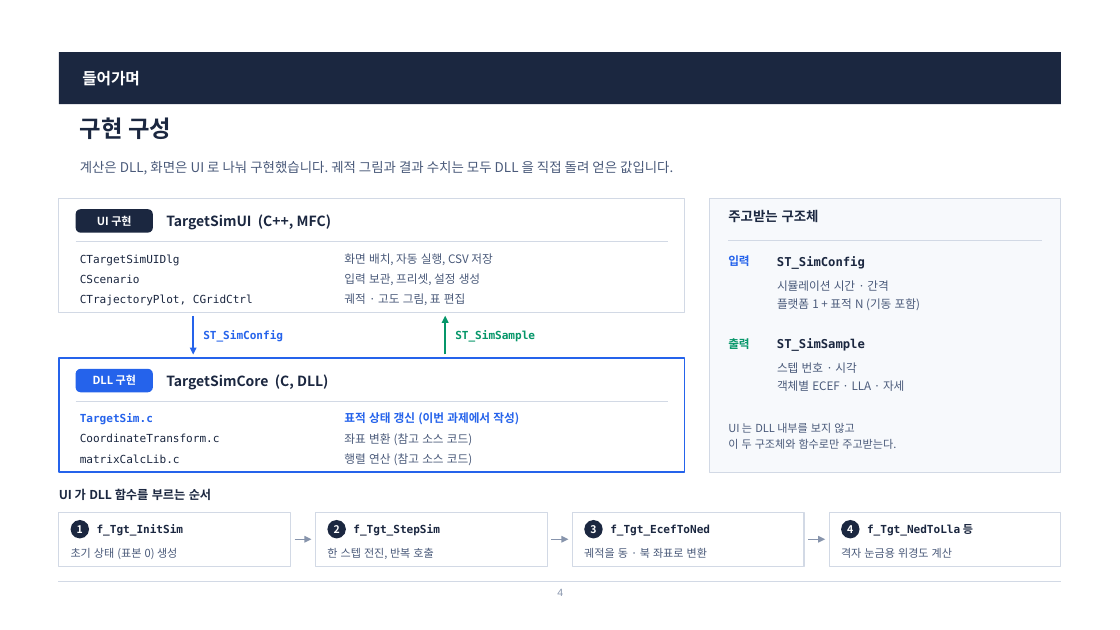
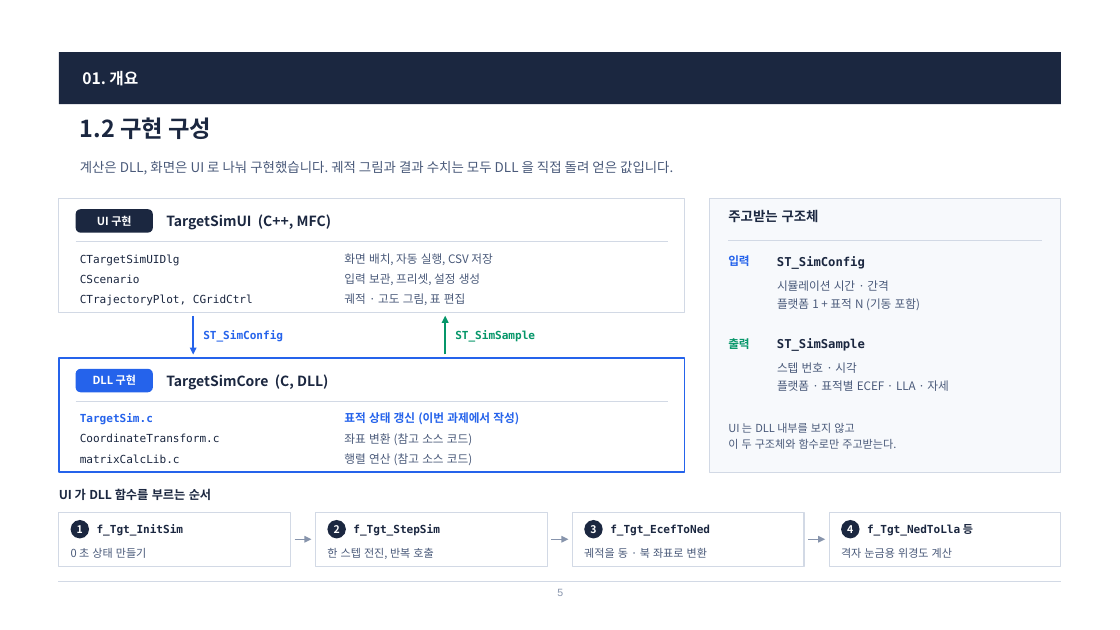
Before and after one commit to harley-hwan/radar-sw-study, a slide deck: slide 5 of Part3_TargetSim/ref/산출물/Chapter3_TargetSim.pptx (slide 4 before the commit). Drawn at 1120x630 pixels with LibreOffice and Linux fonts; fonts in the diff are those of the drawing. Boxes give left, top, right and bottom in pixels: in the first picture for what was removed or moved away, otherwise in the second. Text is boxed around its words. In the diff, an @@ line names an element or a change of style, - is before the commit and + after.

```diff
--- a/Part3_TargetSim/ref/산출물/Chapter3_TargetSim.pptx
+++ b/Part3_TargetSim/ref/산출물/Chapter3_TargetSim.pptx
@@ text at box(82, 70, 138, 86): text changed @@
-들어가며
+01. 개요
@@ text at box(80, 117, 212, 139): text changed @@
-구현 구성
+1.2 구현 구성
@@ text at box(777, 380, 948, 391): text changed @@
-객체별 ECEF · LLA · 자세
+플랫폼 · 표적별 ECEF · LLA · 자세
@@ text at box(71, 548, 147, 558): text changed @@
-초기 상태 (표본 0) 생성
+0 초 상태 만들기
@@ text at box(557, 589, 563, 596): text changed @@
-4
+5
```
Also in this commit, not shown: 18 other slides changed, 11 slides added, 2 slides removed, 5 other files.
